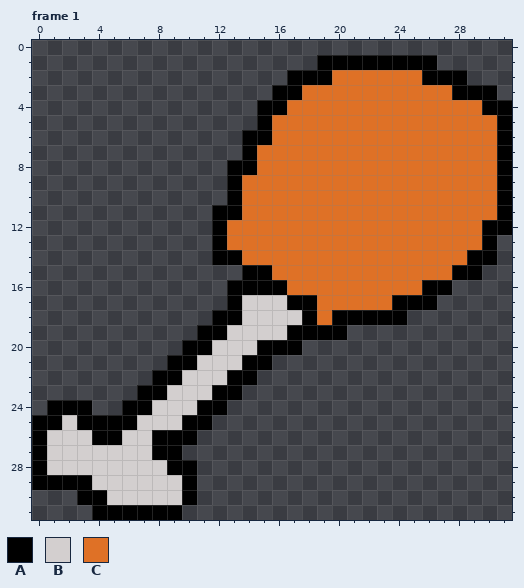
Two states of a pixel-art file, res/img/chickenbone.aseprite. Above: the version before the commit.
32x32 pixels, 2 frames. Shown: frame 1. The commit also changed other frames, which this record leaves out.
Palette (. is transparent): A #000000  B #d3cfcf  C #df7126
Pixels before, frame 1, first column x 0:
 1 ...................AAAAAAAA.....
 2 .................AAACCCCCCAAA...
 3 ................AACCCCCCCCCCAAA.
 4 ...............AACCCCCCCCCCCCCAA
 5 ...............ACCCCCCCCCCCCCCCA
 6 ..............AACCCCCCCCCCCCCCCA
 7 ..............ACCCCCCCCCCCCCCCCA
 8 .............AACCCCCCCCCCCCCCCCA
 9 .............ACCCCCCCCCCCCCCCCCA
10 .............ACCCCCCCCCCCCCCCCCA
11 ............AACCCCCCCCCCCCCCCCCA
12 ............ACCCCCCCCCCCCCCCCCAA
13 ............ACCCCCCCCCCCCCCCCCA.
14 ............AACCCCCCCCCCCCCCCAA.
15 ..............AACCCCCCCCCCCCAA..
16 .............AAAACCCCCCCCCAA....
17 .............ABBBAACCCCCAAA.....
18 ............AABBBBACAAAAA.......
19 ...........AABBBBAAAA...........
20 ..........AABBBAAA..............
21 .........AABBBAA................
22 ........AABBBAA.................
23 .......AABBBAA..................
24 .AAA..AABBBAA...................
25 AABAAAABBBAA....................
26 ABBBAABBAAA.....................
27 ABBBBBBBAA......................
28 ABBBBBBBBAA.....................
29 AAAABBBBBBA.....................
30 ...AABBBBBA.....................
31 ....AAAAAA......................
And afterwards:
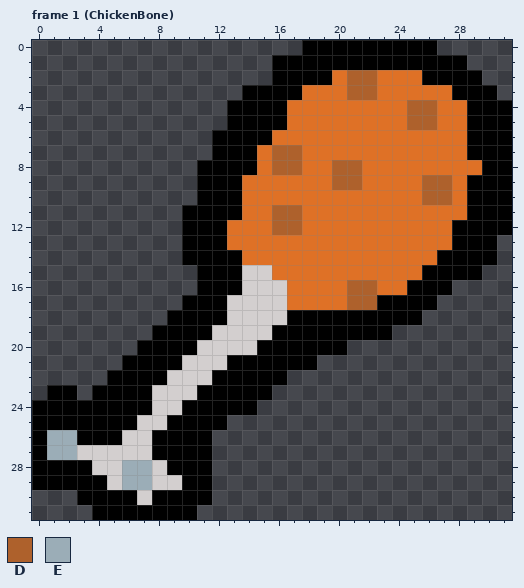
Colours new in this view: D #ae612c  E #9badb7
What changed:
Changed rows in their new state; - is an unchanged pixel.
Frame 1 (ChickenBone):
first column x 0:
 0 ------------------AAAAAAAAA----
 1 ----------------AAA--------AA--
 2 ----------------A----DD------A-
 3 --------------AA-----DD--------
 4 -------------AA----------DD--A-
 5 -------------AA-A--------DD--AA
 6 ------------AA---------------AA
 7 ------------AA--DD-----------AA
 8 -----------AA---DD--DD--------A
 9 -----------AA-------DD----DD-AA
10 -----------AA-------------DD-AA
11 ----------AA----DD-----------AA
12 ----------AA----DD----------AA-
13 ----------AA----------------AA-
14 ----------AA---------------AA--
15 -----------AAABB----------AA---
16 -----------AA-BBB----DD--A-----
17 ----------AAAB---CC--DDA-------
18 ---------AAA-B---A-A-----A-----
19 --------AAA-B---A----AAA-------
20 -------AAA-B------AAA----------
21 ------AAA-B--A--AAA------------
22 -----AAA-B--A--AA--------------
23 -AA-AAA-B--A--AA---------------
24 A---AA----A--AA----------------
25 --A------A--A------------------
26 -EEA-------A-------------------
27 -EE-------AA-------------------
28 -AAA--EE---A-------------------
29 ----A-EE---A-------------------
30 -----AA-AA-A-------------------
31 ----------A--------------------
Changed places in both pictures, as pixel boxes (x1, y1, x2, y2):
changed: (32, 40, 497, 520)
